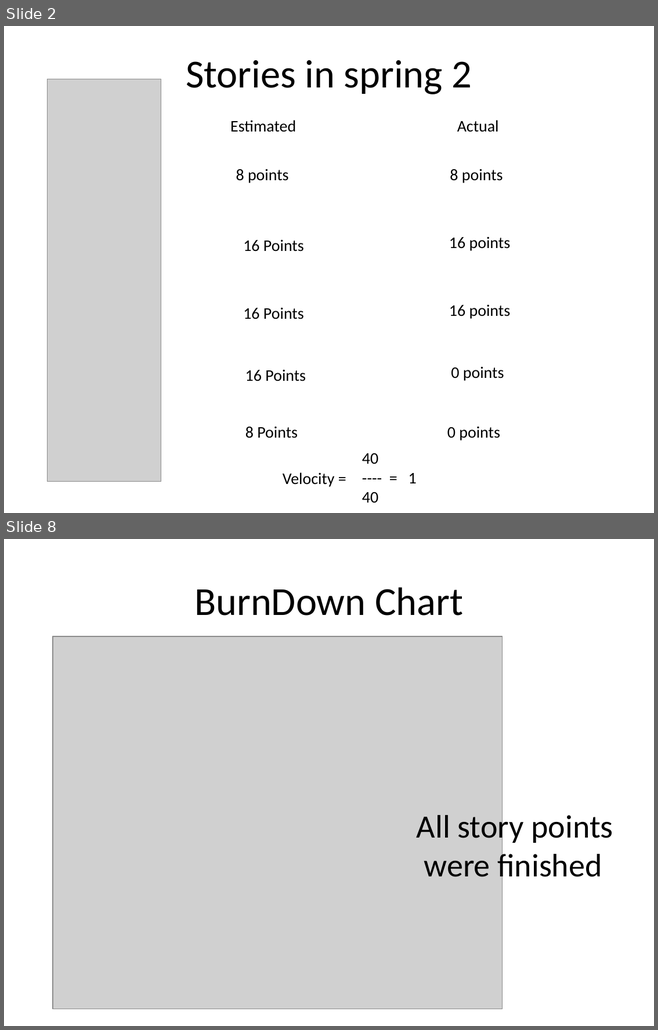
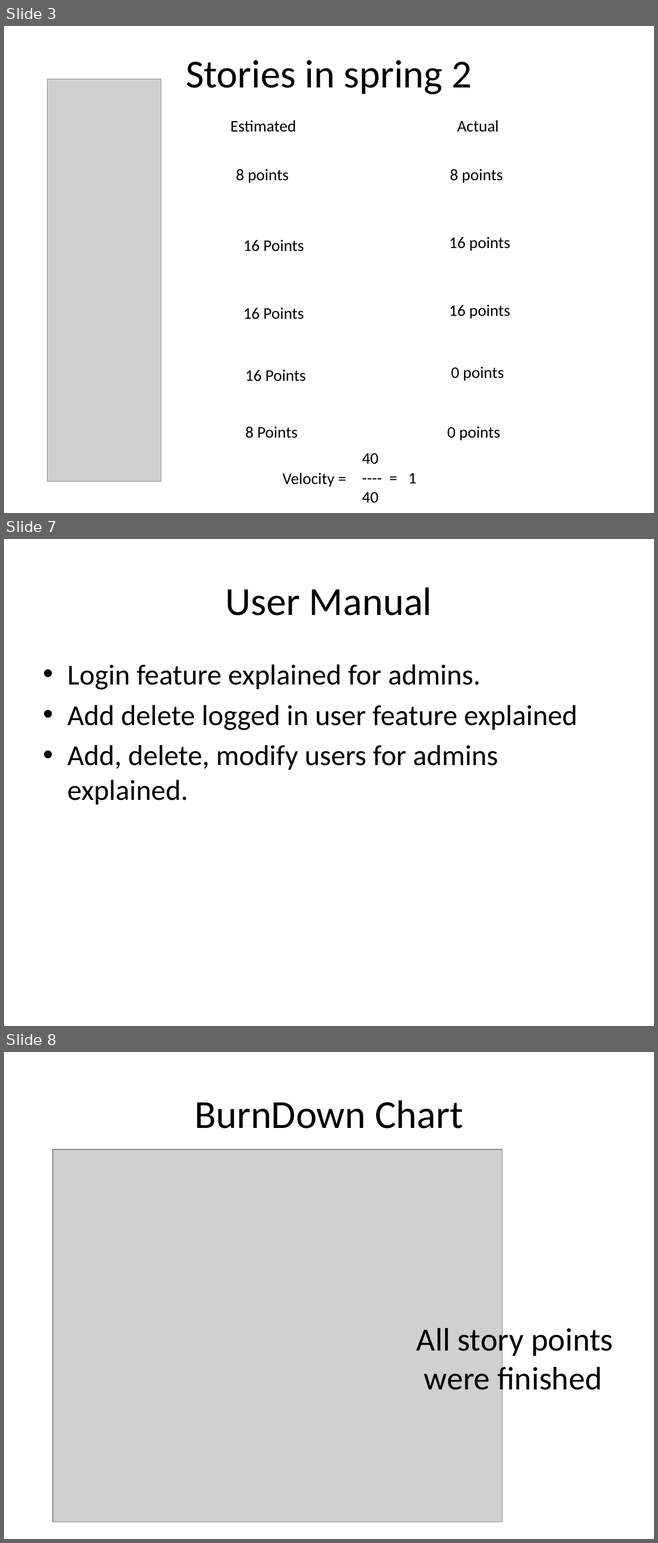
Before and after one commit to FIU-SCIS-Senior-Project-2015-Spring/Designer-Drugs-Database-App, a slide deck: Presentation Slides/Presentation 3.pptx. Shown one above the other, each under a label of ours: slides 2 and 8 before the commit, slides 3, 7 and 8 after it; the slides between them are not shown. The pictures are 658x1030 and 658x1543 pixels, drawn with LibreOffice and Linux fonts; fonts in the diff are those of the drawing; grey boxes stand for pictures. Boxes give left, top, right and bottom in pixels: in the first picture for what was removed or moved away, otherwise in the second. Text is boxed around its words. In the diff, an @@ line names an element or a change of style, - is before the commit and + after.

Commit message:
user manual update, presentation update, sql update

```diff
--- a/Presentation Slides/Presentation 3.pptx
+++ b/Presentation Slides/Presentation 3.pptx
@@ slide 7 added at [4,539,654,1026], background #FFFFFF @@
@@ title added at [226,587,432,616], 44 pt, text #000000 @@
+User Manual
@@ text added at [67,664,577,805], 32 pt, text #000000 @@
+• Login feature explained for admins.
+• Add delete logged in user feature explained
+• Add, delete, modify users for admins explained.
@@ what was slide 2 is now slide 3 @@
```
Also in this commit, not shown: 2 slides changed, 2 other slides added, 3 slides removed, 1 other file.
